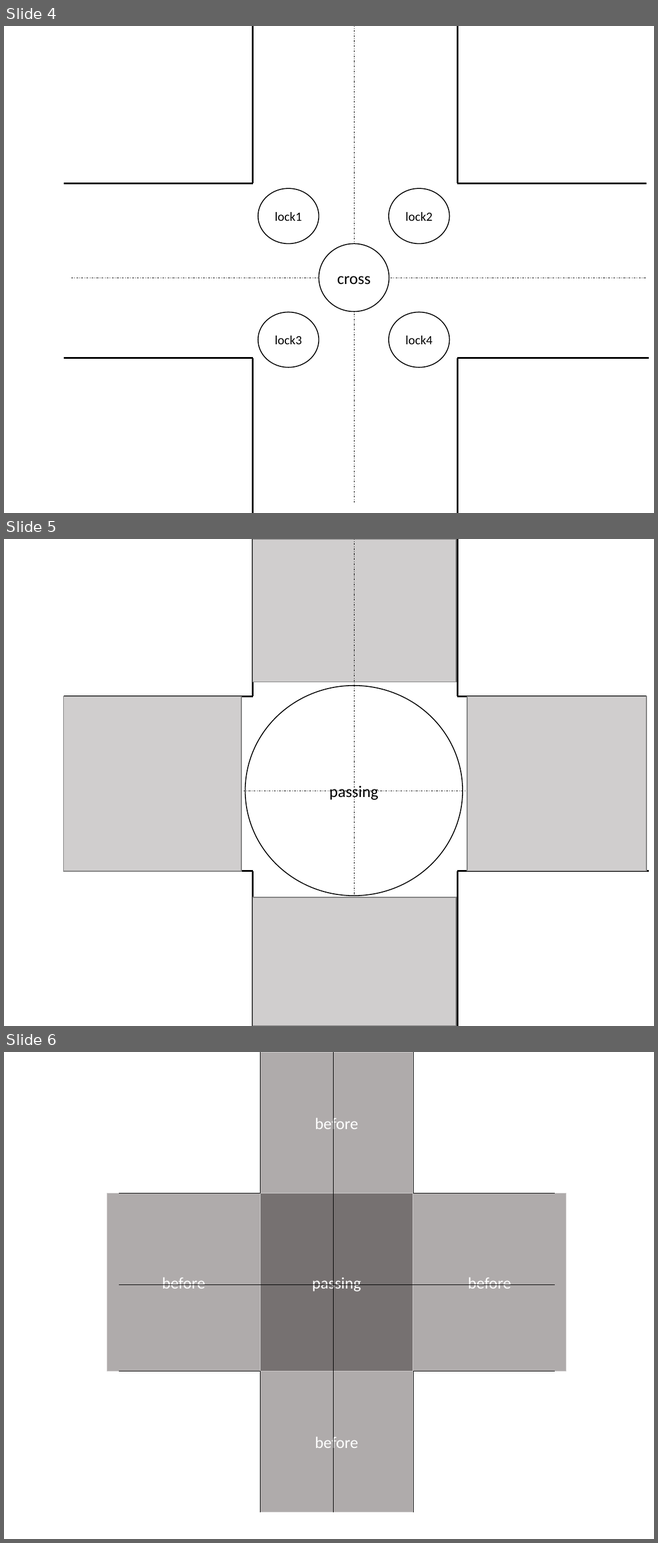
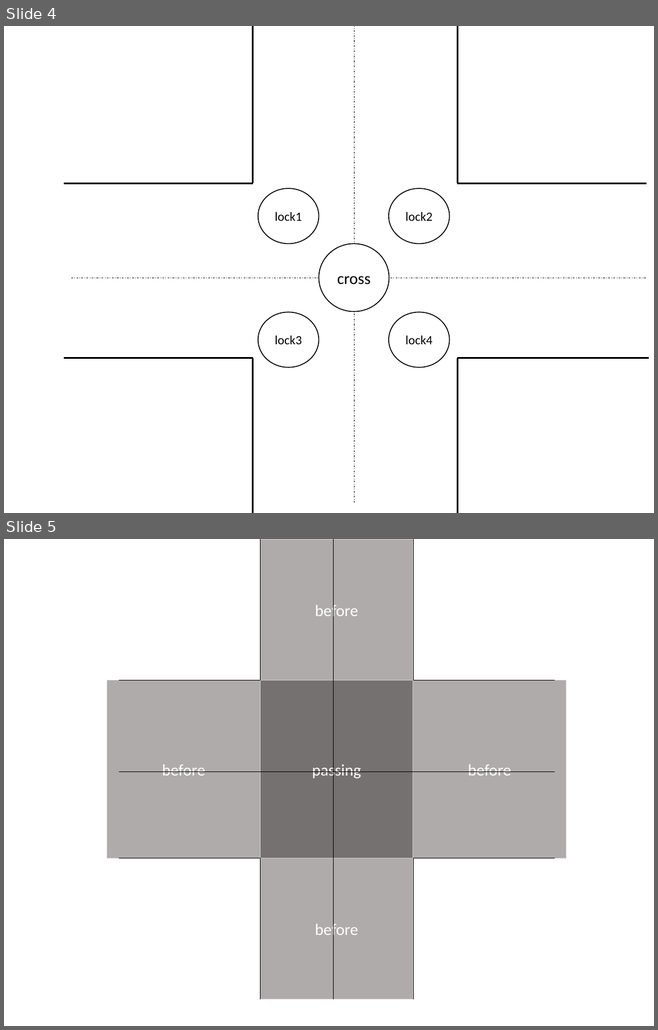
Before and after one commit to Sahara62/SSI2019, a slide deck: model.pptx. Shown one above the other, each under a label of ours: slides 4, 5 and 6 before the commit, slides 4 and 5 after it. The pictures are 658x1543 and 658x1030 pixels, drawn with LibreOffice and Linux fonts; fonts in the diff are those of the drawing. Boxes give left, top, right and bottom in pixels: in the first picture for what was removed or moved away, otherwise in the second. Text is boxed around its words. In the diff, an @@ line names an element or a change of style, - is before the commit and + after.

```diff
--- a/model.pptx
+++ b/model.pptx
@@ slide 5 removed at (4, 539, 654, 1026), background #FFFFFF @@
@@ line removed from (253, 539) to (253, 696) @@
@@ rectangle removed at (253, 539, 456, 682) @@
@@ line removed from (354, 1016) to (354, 539) @@
@@ line removed from (458, 539) to (458, 696) @@
@@ ellipse removed at (245, 686, 463, 896) @@
-passing
@@ rectangle removed at (63, 697, 241, 871) @@
@@ line removed from (253, 696) to (64, 696) @@
@@ line removed from (647, 696) to (458, 696) @@
@@ rectangle removed at (467, 697, 646, 871) @@
@@ line removed from (71, 791) to (647, 791) @@
@@ line removed from (253, 871) to (64, 871) @@
@@ line removed from (253, 871) to (253, 1026) @@
@@ line removed from (457, 871) to (457, 1026) @@
@@ line removed from (648, 871) to (457, 871) @@
@@ rectangle removed at (253, 897, 456, 1026) @@
@@ what was slide 6 is now slide 5 @@
```
Also in this commit, not shown: 1 slide changed, 3 other files.
